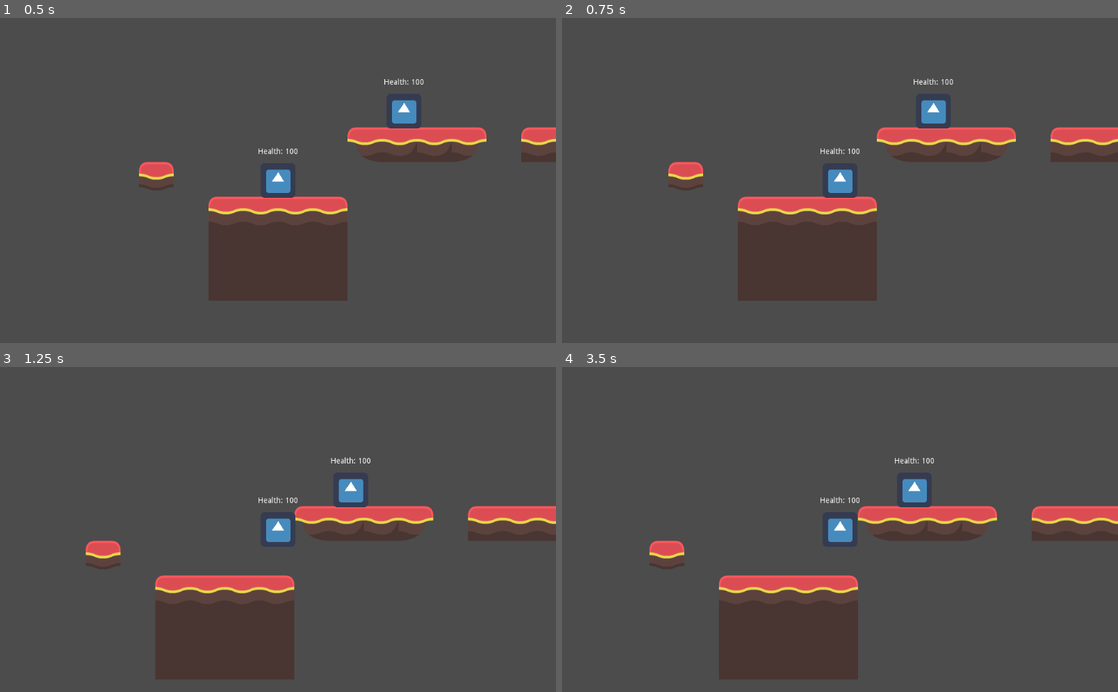
Above: before the commit, frames 1-4 (two rows, left to right).
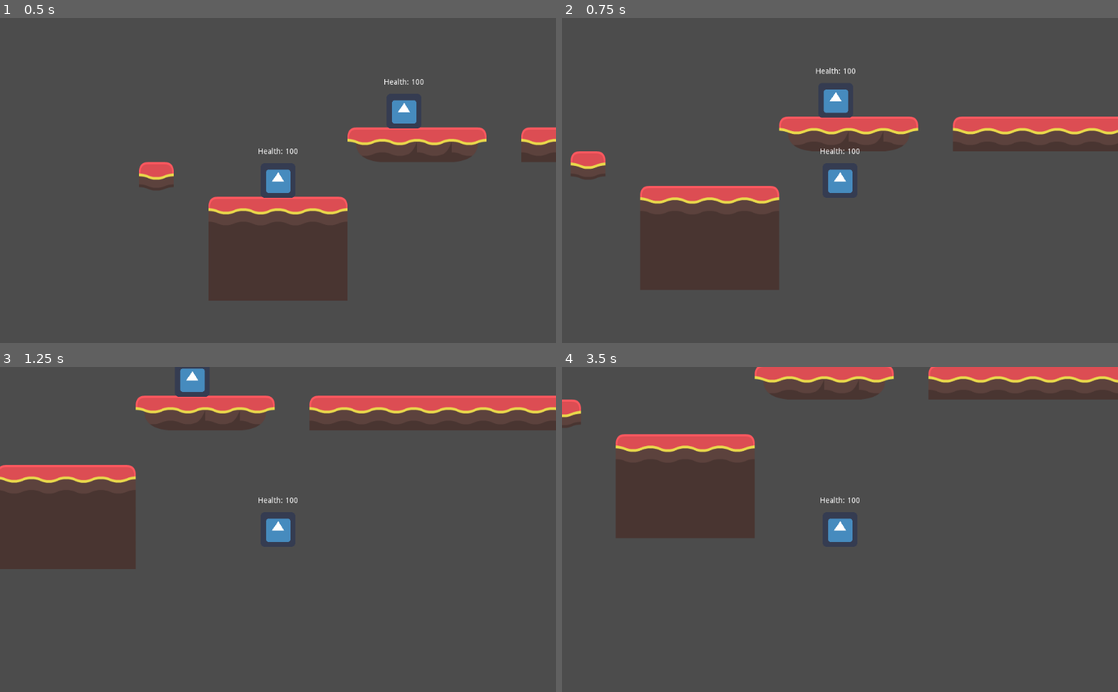
Above: after the commit, the same moments.

Repository: rhode2nh/Legacy_of_Rogue
Game: Godot game, scene res://Assets/Levels/Main.tscn
Two runs of this game, one before a commit and one after it. Both use one fixed random seed, a clock stepped at 60 frames per second and the inputs below. The engine's default icon, where the game draws it, is replaced by a stand-in: a white triangle on a blue panel in a dark square.
Inputs:
- Up to frame 1 (0.5 s): no input
- Up to frame 2 (0.75 s): tap Enter at 0.5 s; hold Right (ui_right) from 0.53 s (still down); tap Shift (power_up, bound only after the commit) at 0.6 s
- Up to frame 3 (1.25 s): keep holding Right (ui_right); tap Up (ui_up) at 0.77 s
- Up to frame 4 (3.5 s): tap Shift (power_up, bound only after the commit) at 1.35, 2.1, 2.85 s; tap Up (ui_up) at 1.52, 3.02 s; release Right (ui_right) at 2.03 s; hold Left (ui_left) 2.03-2.78 s; hold Right (ui_right) from 2.78 s (still down)

Frame 1 is identical in both runs. In frame 2, 18% of the frame differs, in the area x 1-100%, y 15-87%; in frame 3, 22%, in the area x 0-100%, y 0-97%; in frame 4, 22%.

Commit message:
Added a new player type that can teleport when pressing shift

Diff:
--- /dev/null
+++ b/Assets/Entities/Characters/TeleportPlayer/TeleportCharacter.gd
@@ -0,0 +1,19 @@
+extends "res://Assets/Entities/Characters/Templates/BasePlayer/BasePlayer.gd"
+
+# Declare member variables here. Examples:
+# var a = 2
+# var b = "text"
+
+# Called when the node enters the scene tree for the first time.
+func _ready():
+	pass # Replace with function body.
+
+func _physics_process(delta):
+	if Input.is_action_just_pressed("ui_left"):
+		if $Blink.position.x > 0:
+			$Blink.position = -$Blink.position
+	if Input.is_action_just_pressed("ui_right"):
+		if $Blink.position.x < 0:
+			$Blink.position = -$Blink.position
+	if Input.is_action_just_pressed("power_up"):
+		global_position = $Blink.global_position
--- /dev/null
+++ b/Assets/Entities/Characters/TeleportPlayer/TeleportPlayer.tscn
@@ -0,0 +1,10 @@
+[gd_scene load_steps=3 format=2]
+
+[ext_resource path="res://Assets/Entities/Characters/Templates/BasePlayer/BasePlayer.tscn" type="PackedScene" id=1]
+[ext_resource path="res://Assets/Entities/Characters/TeleportPlayer/TeleportCharacter.gd" type="Script" id=2]
+
+[node name="TeleportPlayer" instance=ExtResource( 1 )]
+script = ExtResource( 2 )
+
+[node name="Blink" type="Position2D" parent="." index="6"]
+position = Vector2( 180, 0 )
--- a/Assets/Entities/Characters/Templates/BasePlayer/BasePlayer.tscn
+++ b/Assets/Entities/Characters/Templates/BasePlayer/BasePlayer.tscn
@@ -3,7 +3,7 @@
 [ext_resource path="res://Assets/Entities/Characters/Templates/BaseCharacter/BaseCharacter.tscn" type="PackedScene" id=1]
 [ext_resource path="res://Assets/Entities/Characters/Templates/BasePlayer/BasePlayer.gd" type="Script" id=2]
 
-[node name="BasePlayer" index="0" groups=[
+[node name="BasePlayer" groups=[
 "Player",
 ] instance=ExtResource( 1 )]
 script = ExtResource( 2 )
--- a/Assets/Entities/Projectile/Block.gd
+++ b/Assets/Entities/Projectile/Block.gd
@@ -1,6 +1,7 @@
 extends Area2D
 
-onready var spawn = get_node("/root/Main/BasePlayer/BulletSpawn")
+#onready var spawn = get_node("/root/Main/BasePlayer/BulletSpawn")
+onready var spawn = get_tree().get_nodes_in_group("Player")[0].get_node("BulletSpawn")
 var spawnNegative = false
 export var bulletSpeed = 15
 export var damage = 15
--- a/Assets/Levels/Main.gd
+++ b/Assets/Levels/Main.gd
@@ -3,9 +3,11 @@
 
 # Called when the node enters the scene tree for the first time.
 func _ready():
-	$BasePlayer.global_position = get_node("Scene1/PlayerSpawn").global_position
+	for player in get_tree().get_nodes_in_group("Player"):
+		player.global_position = get_node("Scene1/PlayerSpawn").global_position
 
 
 func _process(delta):
-	if $BasePlayer.global_position.y > 1000:
-		$BasePlayer.global_position = get_node("Scene1/PlayerSpawn").global_position
+	for player in get_tree().get_nodes_in_group("Player"):
+		if player.global_position.y > 1000:
+			player.global_position = get_node("Scene1/PlayerSpawn").global_position
--- a/Assets/Levels/Main.tscn
+++ b/Assets/Levels/Main.tscn
@@ -2,7 +2,7 @@
 
 [ext_resource path="res://Assets/Levels/Main.gd" type="Script" id=1]
 [ext_resource path="res://Assets/Levels/Scene1.tscn" type="PackedScene" id=2]
-[ext_resource path="res://Assets/Entities/Characters/Templates/BasePlayer/BasePlayer.tscn" type="PackedScene" id=3]
+[ext_resource path="res://Assets/Entities/Characters/TeleportPlayer/TeleportPlayer.tscn" type="PackedScene" id=3]
 [ext_resource path="res://Assets/Entities/Characters/Templates/BaseEnemy/BaseEnemy.tscn" type="PackedScene" id=4]
 
 [node name="Main" type="Node"]
@@ -11,8 +11,8 @@
 [node name="Scene1" parent="." instance=ExtResource( 2 )]
 position = Vector2( 340, 410 )
 
-[node name="BasePlayer" parent="." instance=ExtResource( 3 )]
-position = Vector2( 264.211, 198.947 )
+[node name="TeleportPlayer" parent="." instance=ExtResource( 3 )]
+position = Vector2( 60.7174, 41.0847 )
 
 [node name="BaseEnemy" parent="." instance=ExtResource( 4 )]
 position = Vector2( 571.579, 94.7368 )
--- a/project.godot
+++ b/project.godot
@@ -65,6 +65,11 @@
 "events": [ Object(InputEventKey,"resource_local_to_scene":false,"resource_name":"","device":0,"alt":false,"shift":false,"control":false,"meta":false,"command":false,"pressed":false,"scancode":82,"unicode":0,"echo":false,"script":null)
  ]
 }
+power_up={
+"deadzone": 0.5,
+"events": [ Object(InputEventKey,"resource_local_to_scene":false,"resource_name":"","device":0,"alt":false,"shift":false,"control":false,"meta":false,"command":false,"pressed":false,"scancode":16777237,"unicode":0,"echo":false,"script":null)
+ ]
+}
 
 [rendering]
 
